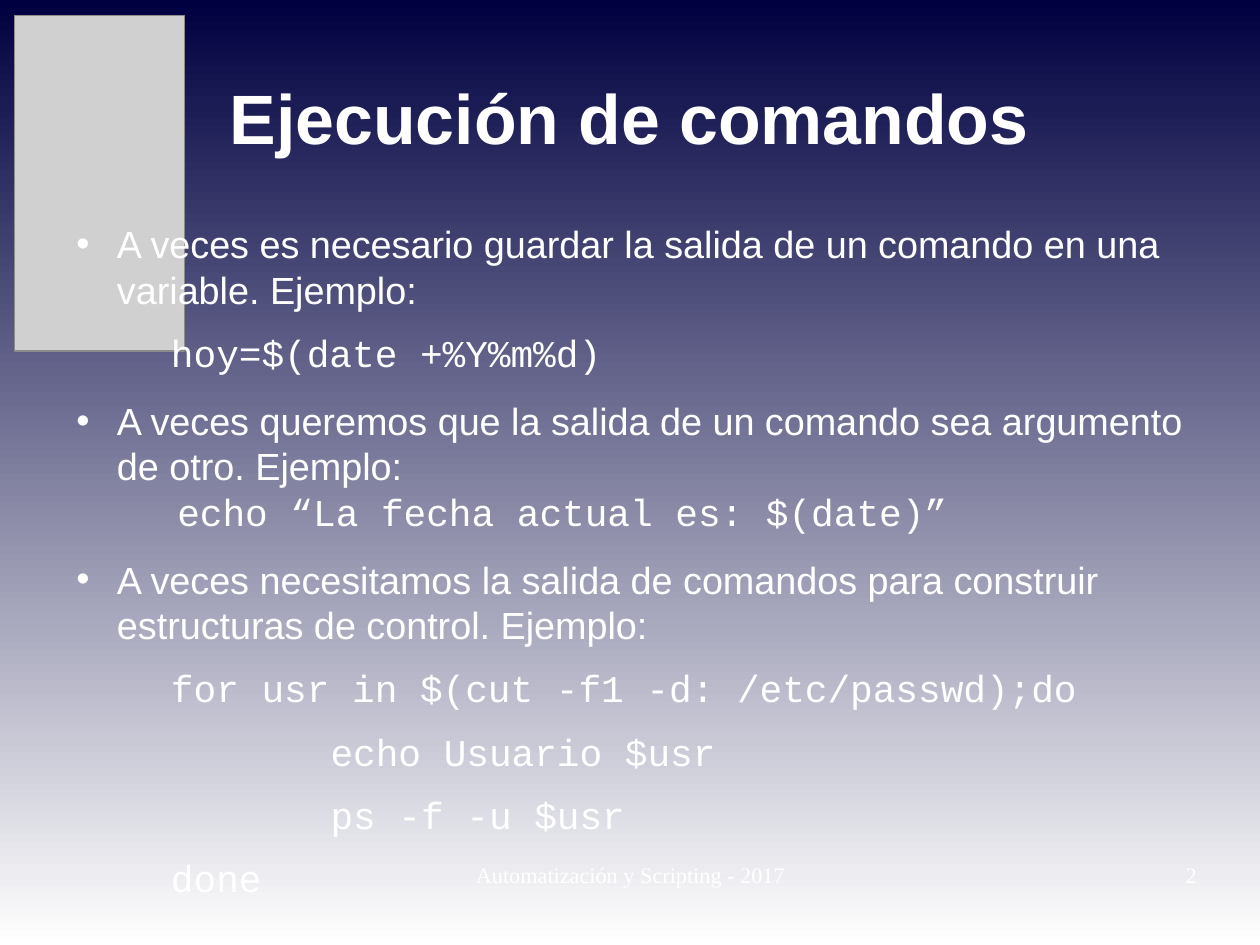
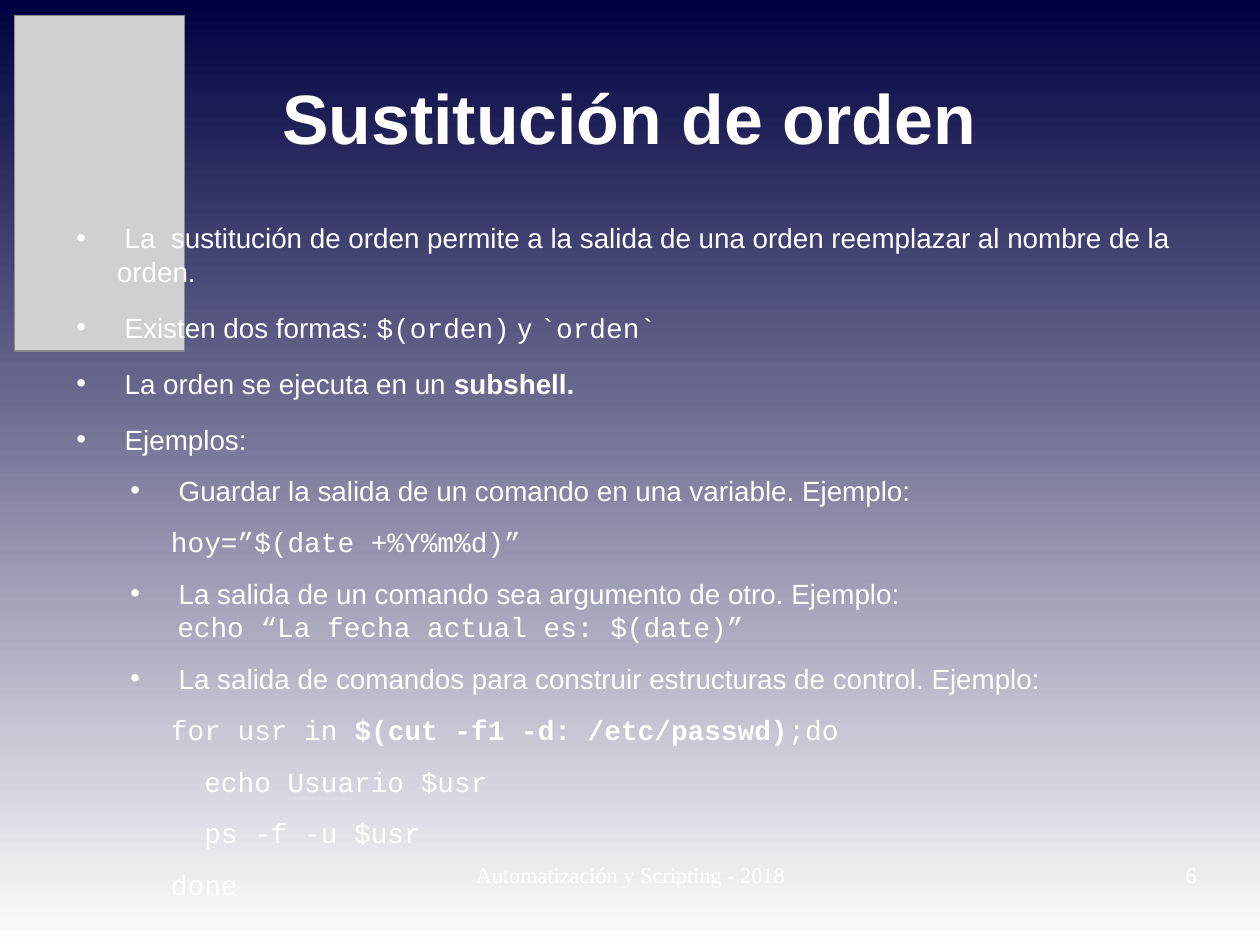
Before and after one commit to niniadcobre/-AutoyScripting, a slide deck: slide 6 of clases/AYS_clase05.odp (slide 2 before the commit). Drawn at 1260x945 pixels with LibreOffice and Linux fonts; fonts in the diff are those of the drawing; grey boxes stand for pictures. Boxes give left, top, right and bottom in pixels: in the first picture for what was removed or moved away, otherwise in the second. Text is boxed around its words. In the diff, an @@ line names an element or a change of style, - is before the commit and + after.

```diff
--- a/clases/AYS_clase05.odp
+++ b/clases/AYS_clase05.odp
@@ title at [282,93,976,145]: text changed @@
-Ejecución de comandos
+Sustitución de orden
@@ text at [117,227,1170,694]: text changed; size 23.8 to 17.6 pt @@
-• A veces es necesario guardar la salida de un comando en una variable. Ejemplo:
-  hoy=$(date +%Y%m%d)
-• A veces queremos que la salida de un comando sea argumento de otro. Ejemplo:
-  echo “La fecha actual es: $(date)”
-• A veces necesitamos la salida de comandos para construir estructuras de control. Ejemplo:
+• La sustitución de orden permite a la salida de una orden reemplazar al nombre de la orden.
+• Existen dos formas: $(orden) y `orden`
+• La orden se ejecuta en un subshell.
+• Ejemplos:
+  • Guardar la salida de un comando en una variable. Ejemplo:
+  hoy=”$(date +%Y%m%d)”
+  • La salida de un comando sea argumento de otro. Ejemplo:
+    echo “La fecha actual es: $(date)”
+  • La salida de comandos para construir estructuras de control. Ejemplo:
@@ text at [171,721,839,800]: size 23.8 to 17.6 pt in "for usr in $(cut -f1 -d: /etc/passwd);do", "echo Usuario $usr", "ps -f -u $usr", "done"; bold on in "$(cut -f1 -d: /etc/passwd);do" @@
```
Also in this commit, not shown: 4 other slides changed, 5 slides added, 3 slides removed, 8 other files.
